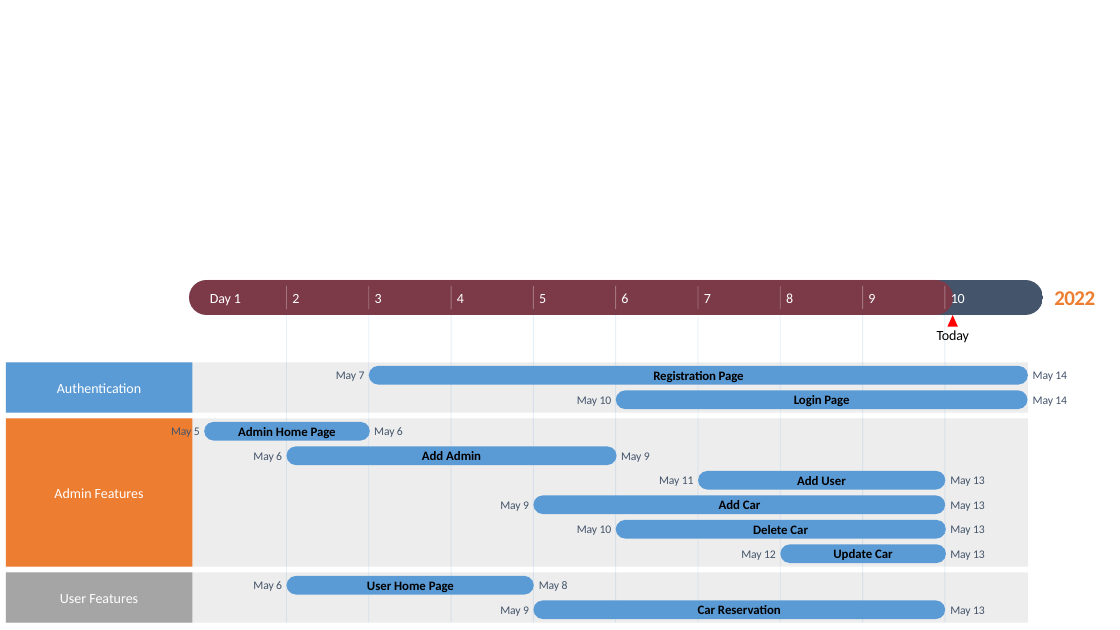
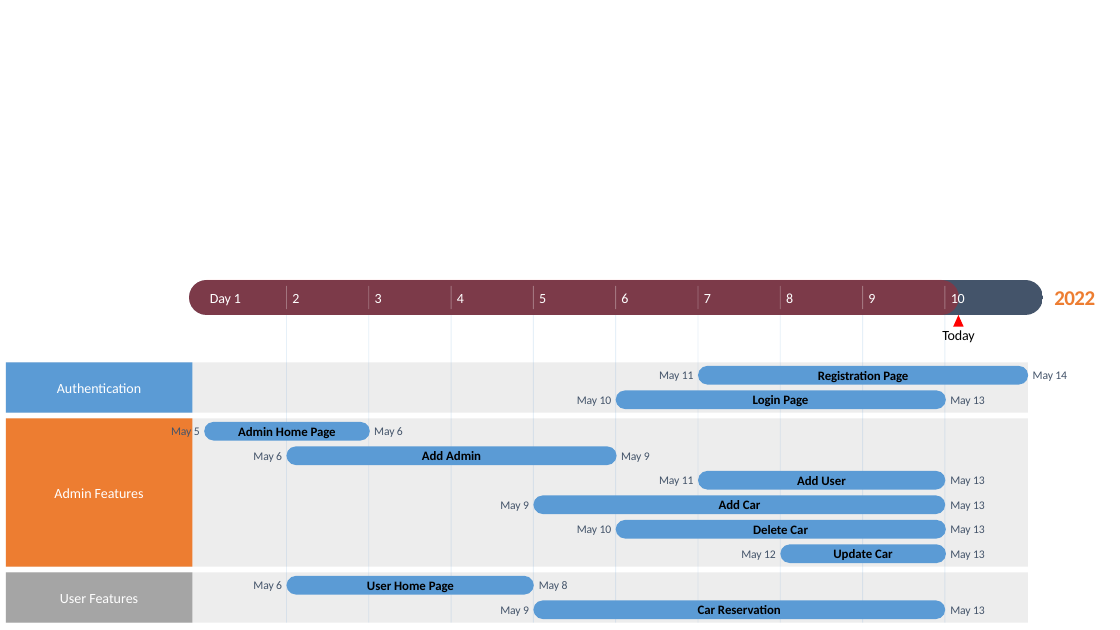
Before and after one commit to Aml-Nasser/Car-Bookings, a slide deck: slide 2 of Concept/Car-Project Schedule.pptx. Drawn at 1120x630 pixels with LibreOffice and Linux fonts; fonts in the diff are those of the drawing. Boxes give left, top, right and bottom in pixels: in the first picture for what was removed or moved away, otherwise in the second. Text is boxed around its words. In the diff, an @@ line names an element or a change of style, - is before the commit and + after.

Commit message:
Modify the project schedule

```diff
--- a/Concept/Car-Project Schedule.pptx
+++ b/Concept/Car-Project Schedule.pptx
@@ rounded rectangle: place and size @@
-rounded rectangle at box(189, 280, 954, 315)
+rounded rectangle at box(189, 280, 960, 315)
@@ text "Today": place and size @@
-text "Today" at box(937, 330, 969, 343)
+text "Today" at box(942, 330, 975, 343)
@@ triangle: place and size @@
-triangle at box(948, 315, 958, 327)
+triangle at box(954, 315, 964, 327)
@@ text at box(659, 371, 694, 381): text changed @@
-May 7
+May 11
@@ rounded rectangle: place and size @@
-rounded rectangle at box(369, 366, 1028, 385)
+rounded rectangle at box(698, 366, 1028, 385)
@@ text "Registration Page": place and size @@
-text "Registration Page" at box(653, 371, 744, 382)
+text "Registration Page" at box(818, 371, 908, 382)
@@ rounded rectangle: place and size @@
-rounded rectangle at box(616, 391, 1028, 409)
+rounded rectangle at box(616, 391, 946, 409)
@@ text "Login Page": place and size @@
-text "Login Page" at box(794, 395, 849, 406)
+text "Login Page" at box(753, 395, 808, 406)
@@ text at box(950, 396, 985, 406): text changed @@
-May 14
+May 13
```
